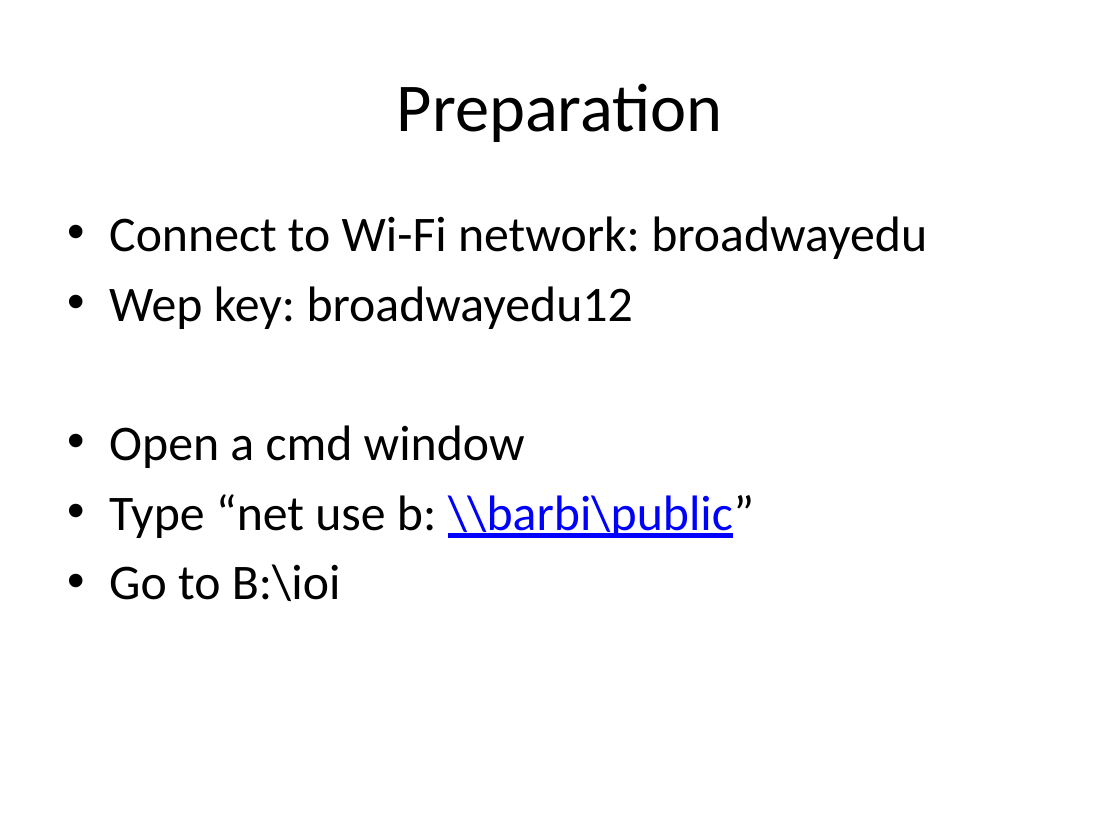
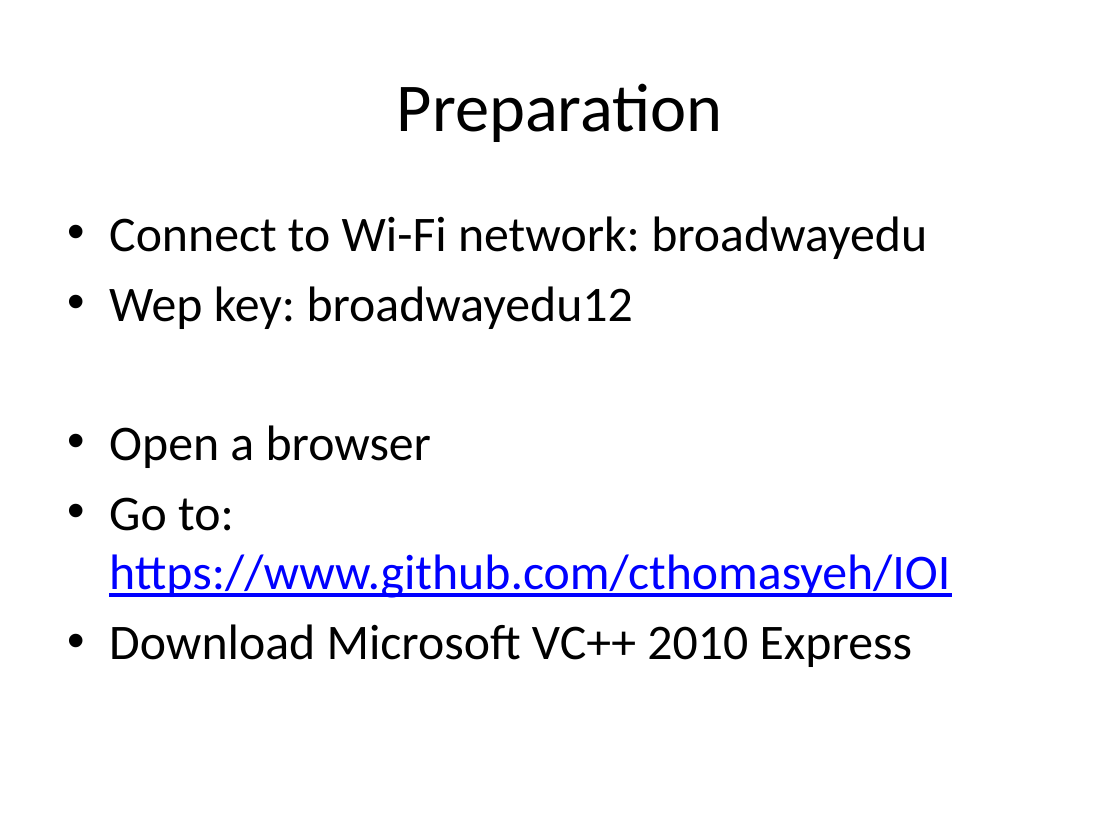
Before and after one commit to cthomasyeh/IOI, a slide deck: slide 2 of Introduction to C++ Programming Language.pptx. Drawn at 1120x840 pixels with LibreOffice and Linux fonts; fonts in the diff are those of the drawing. Boxes give left, top, right and bottom in pixels: in the first picture for what was removed or moved away, otherwise in the second. Text is boxed around its words. In the diff, an @@ line names an element or a change of style, - is before the commit and + after.

```diff
--- a/Introduction to C++ Programming Language.pptx
+++ b/Introduction to C++ Programming Language.pptx
@@ text at bbox=[109, 425, 950, 667]: text changed @@
-• Open a cmd window
-• Type “net use b: \\barbi\public”
-• Go to B:\ioi
+• Open a browser
+• Go to: https://www.github.com/cthomasyeh/IOI
+• Download Microsoft VC++ 2010 Express
```
Also in this commit, not shown: 6 other slides changed, 11 slides added, 5 other files.
